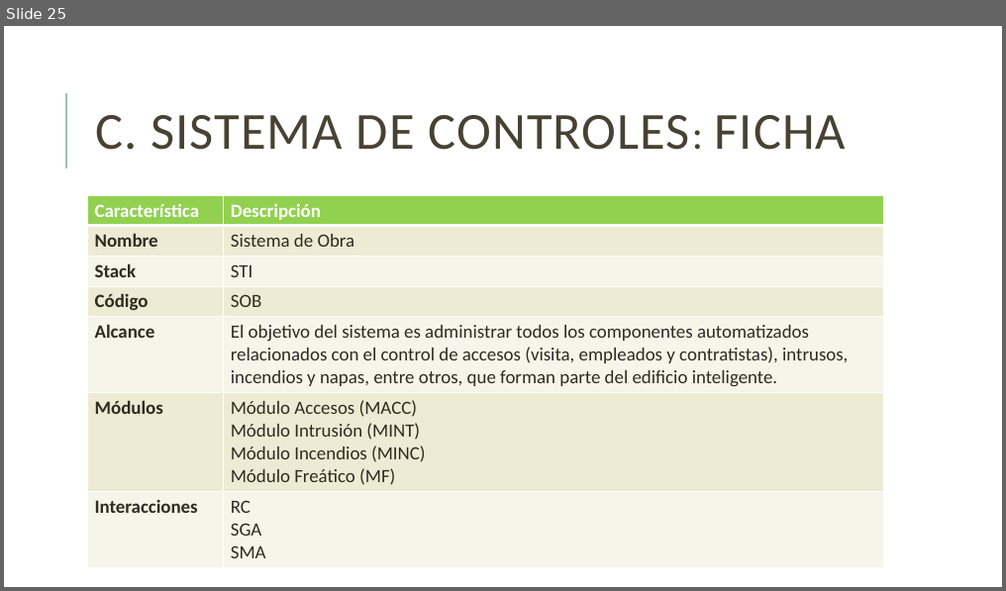
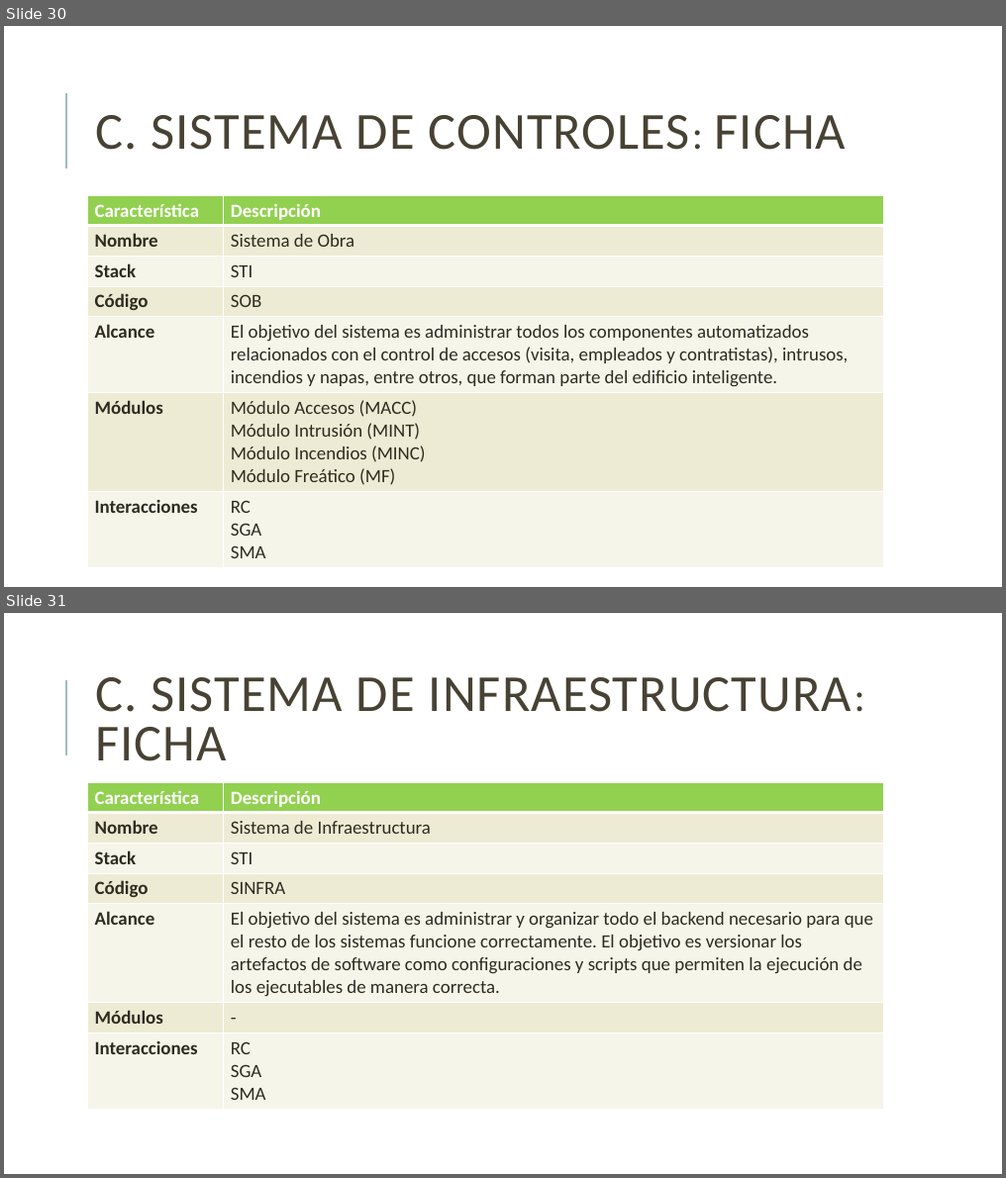
Before and after one commit to jsrxar/dge, a slide deck: 1-general/1-presentaciones/planificacion-control-presentacion-v2.pptx. Shown one above the other, each under a label of ours: slide 25 before the commit, slides 30 and 31 after it. The pictures are 1006x591 and 1006x1178 pixels, drawn with LibreOffice and Linux fonts; fonts in the diff are those of the drawing. Boxes give left, top, right and bottom in pixels: in the first picture for what was removed or moved away, otherwise in the second. Text is boxed around its words. In the diff, an @@ line names an element or a change of style, - is before the commit and + after.

Commit message:
Agregado de funciones

```diff
--- a/1-general/1-presentaciones/planificacion-control-presentacion-v2.pptx
+++ b/1-general/1-presentaciones/planificacion-control-presentacion-v2.pptx
@@ slide 31 added at box(4, 613, 1002, 1174), background #FFFFFF; not listed: 1 template element that a slide beside it also shows @@
@@ title added at box(95, 677, 851, 761), 50 pt, text #474233 @@
+C. SISTEMA DE INFRAESTRUCTURA: FICHA
@@ table added at box(88, 783, 884, 1107), 7 rows, 2 columns @@
+Característica | Descripción
+Nombre | Sistema de Infraestructura
+Stack | STI
+Código | SINFRA
+Alcance | El objetivo del sistema es administrar y organizar todo el backend necesario para que el resto de los sistemas funcione correctamente. El objetivo es versionar los artefactos de software como configuraciones y scripts que permiten la ejecución de los ejecutables de manera correcta.
+Módulos | -
+Interacciones | RC / SGA / SMA
@@ what was slide 25 is now slide 30 @@
```
Also in this commit, not shown: 18 slides changed, 5 other slides added.
